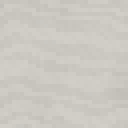
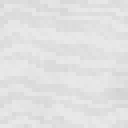
Revision of a layered 128 x 128 image; what changed, layer by layer:
renamed "Pasted Layer" to "bl_chalk_sand.png", painted on it over [0, 0, 128, 128]
removed layer "de_flow_sand.png copy" over [0, 0, 128, 128]
